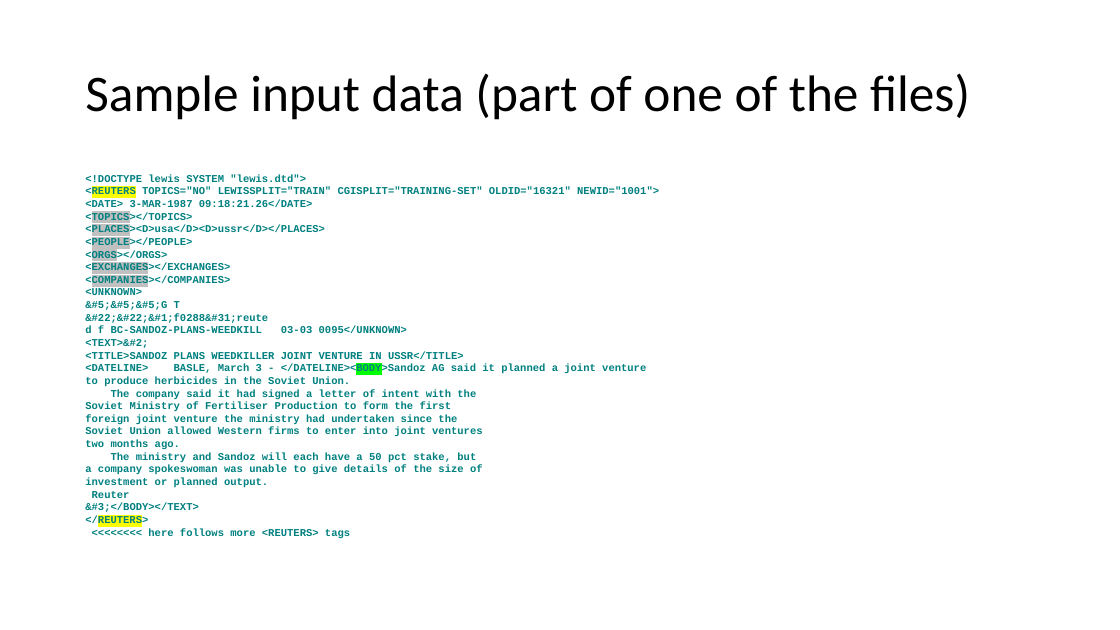
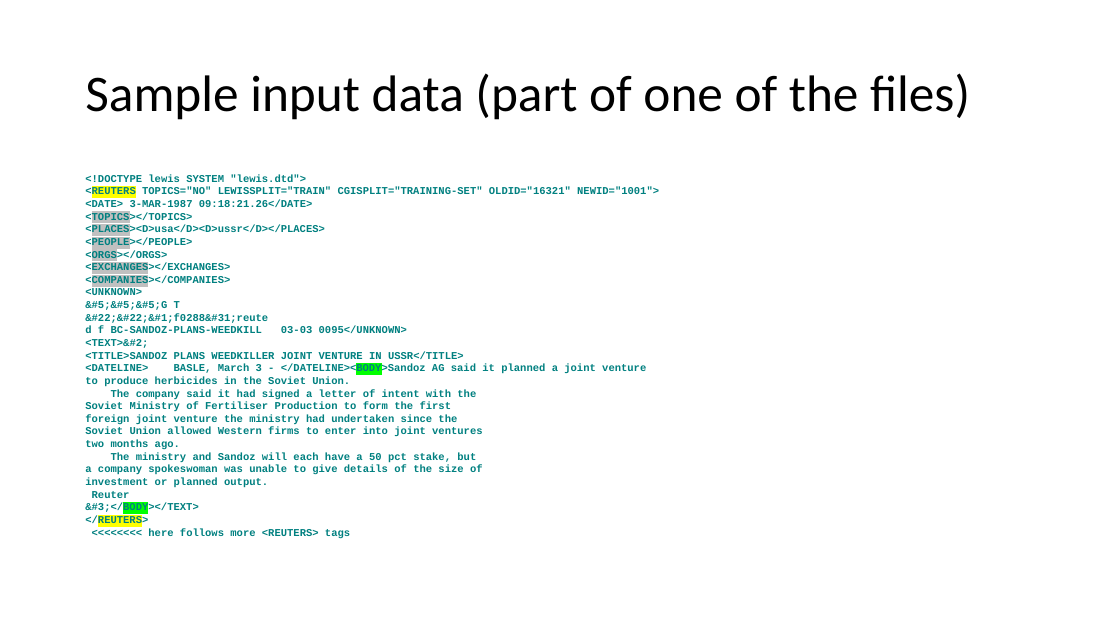
Before and after one commit to scaperex/python_workshop_intermediate, a slide deck: slide 11 of challenge.pptx (slide 7 before the commit). Drawn at 1120x630 pixels with LibreOffice and Linux fonts; fonts in the diff are those of the drawing. Boxes give left, top, right and bottom in pixels: in the first picture for what was removed or moved away, otherwise in the second. Text is boxed around its words. In the diff, an @@ line names an element or a change of style, - is before the commit and + after.

```diff
--- a/challenge.pptx
+++ b/challenge.pptx
@@ text "<!DOCTYPE lewis SYSTEM "lewis.dtd"> <REUTERS ..." at [85, 175, 659, 539]: highlight none to #00FF00 in "&#3;</BODY></TEXT>" @@
```
Also in this commit, not shown: 6 other slides changed, 6 slides added, 1 other file.
